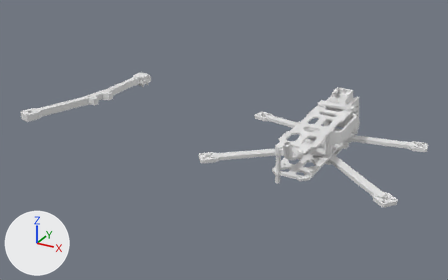
What one commit did to the Blender file src/prints.blend.
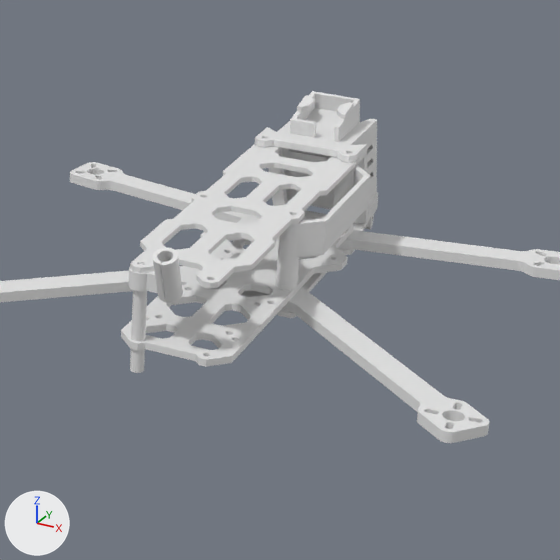
Each version is shown whole from a 50 mm camera at (159.0, -459.0, 203.0) aimed at (-81.0, -24.0, -15.0), then close up on the part from 51% to 94% of the width and 20% to 88% of the height. Lighting does not change. The marker at lower left points along +X, +Y and +Z.

Names of what the first close-up shows: 'Armor', 'Bolt_3.5mm', 'Camera.19mm', 'CameraMount.19mm', 'GpsMount', 'VtxAntennaMount.Single', 'frame', 'frame1', 'frame2', 'frame3.001'.
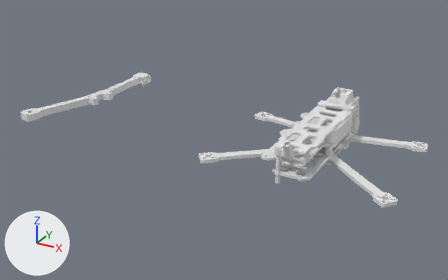
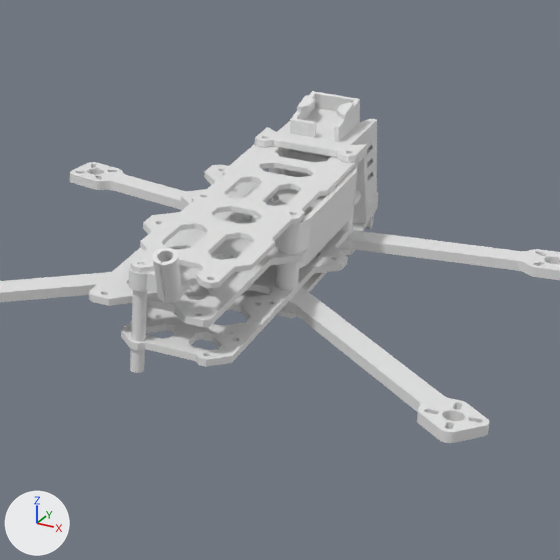
Scene script edits in JSON lines:
```json
{"block": "me_cylinder_006", "where": "# used by ob_armor; location = (0.0, -17.5, 0.0)"}
{"op": "remove", "block": "me_cylinder_006", "code": "me_cylinder_006.from_pydata(...)  # 342 vertices, 185 faces; spans x 9.9..21.5, y -4.8..48.1, z -8.8..11.0"}
{"op": "add", "block": "me_cylinder_006", "code": "me_cylinder_006.from_pydata(...)  # 276 vertices, 150 faces; spans x 9.9..17.0, y -4.8..48.1, z -9.0..11.0"}
{"block": "me_cylinder_006", "change": "me_cylinder_006 part 1: the loose piece of 66 vertices spanning x 9.9..15.9, y -4.8..-1.8, z -8.8..1.0 is deleted"}
{"block": "me_cylinder_006", "change": "me_cylinder_006 part 2"}
{"block": "me_cylinder_006", "change": "64 vertices in x 9.9..15.9, y -4.8..1.2, z 1.0 move by (0.0, 0.0, -10.0)"}
{"block": "me_cylinder_006", "change": "4 vertices in x 20.0..21.5, y 2.0..40.4, z 1.0 move by (-4.5, 0.0, -4.0)"}
{"block": "me_cylinder_006", "change": "4 vertices in x 20.0..21.5, y 2.0..40.4, z 11.0 move by (-4.5, 0.0, 0.0)"}
{"block": "me_cylinder_006", "change": "12 vertices move from x 14.3..20.0, y -3.8..47.2, z 1.0..11.0 to x 14.6..15.7, y -2.9..46.1, z -3.0..11.0"}
{"block": "me_cylinder_006", "change": "me_cylinder_006 part 3"}
{"block": "me_cylinder_006", "change": "64 vertices in x 9.9..15.9, y 42.1..48.1, z -8.8 move by (0.0, 0.0, -0.2)"}
{"op": "add", "block": "me_middle_001", "code": ["me_middle_001 = bpy.data.meshes.new('middle.001')", "me_middle_001.from_pydata(...)  # 1160 vertices, 2428 faces; spans x 0.0..47.0, y 0.0..103.5, z 0.0..2.0"]}
{"op": "add", "block": "ob_middle", "code": ["ob_middle = bpy.data.objects.new('middle', me_middle_001)", "ob_middle.location = (-30.0, -71.1, 0.0)"]}
```

What differs and where, as boxes (x1, y1, x2, y2) in the close-ups (560 x 560 px; the box of a moved part takes in the faces that stretch with it):
```json
{"object": "middle", "change": "added", "after": [89, 164, 361, 327]}
{"object": "Armor", "change": "reshaped", "before": [276, 165, 370, 290], "after": [276, 165, 358, 291], "on screen": "13% narrower"}
{"part": 1, "of": "me_cylinder_006", "change": "deleted", "before": [276, 254, 299, 290]}
{"part": 2, "of": "me_cylinder_006", "change": "moved or reshaped", "before": [278, 165, 370, 258], "after": [276, 167, 357, 290]}
{"part": 3, "of": "me_cylinder_006", "change": "moved or reshaped", "before": [333, 168, 355, 231], "after": [335, 166, 358, 232]}
```
